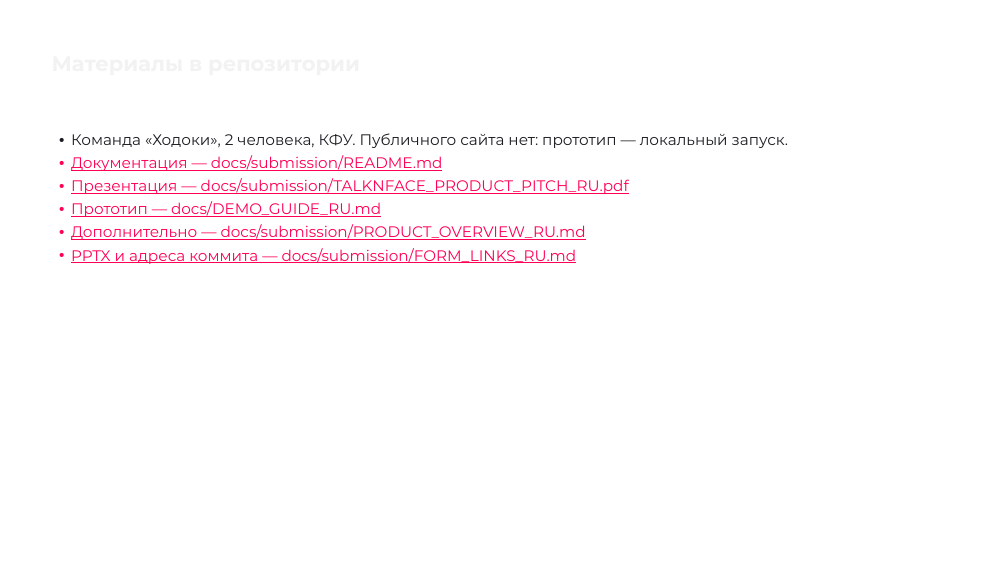
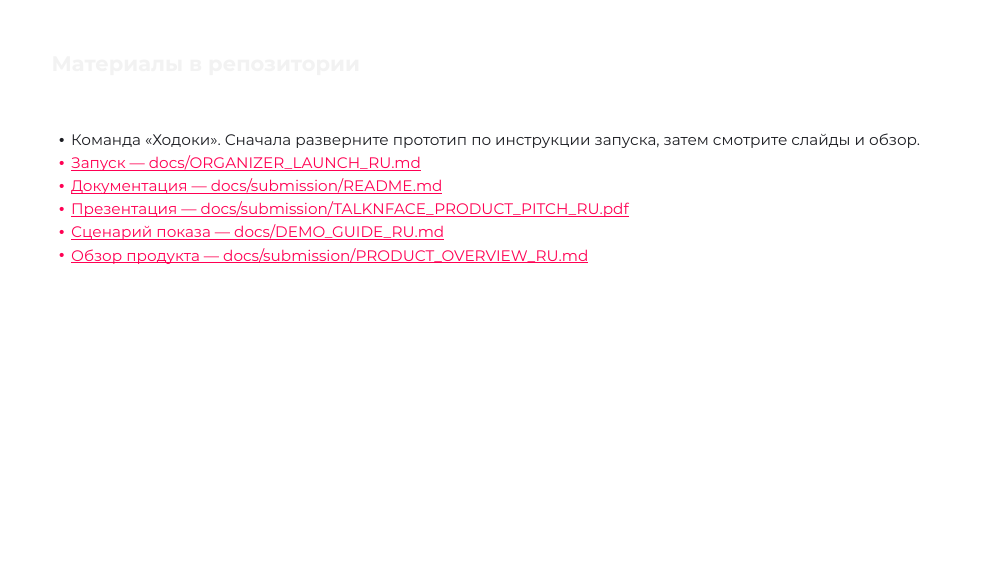
Before and after one commit to AiratBastanov/TalkNFace, a slide deck: slide 14 of docs/submission/TALKNFACE_PRODUCT_PITCH_RU.pptx. Drawn at 1008x567 pixels with LibreOffice and Linux fonts; fonts in the diff are those of the drawing; background and template pictures are left out. Boxes give left, top, right and bottom in pixels: in the first picture for what was removed or moved away, otherwise in the second. Text is boxed around its words. In the diff, an @@ line names an element or a change of style, - is before the commit and + after.

```diff
--- a/docs/submission/TALKNFACE_PRODUCT_PITCH_RU.pptx
+++ b/docs/submission/TALKNFACE_PRODUCT_PITCH_RU.pptx
@@ text at [71,133,920,171]: text changed @@
-• Команда «Ходоки», 2 человека, КФУ. Публичного сайта нет: прототип — локальный запуск.
+• Команда «Ходоки». Сначала разверните прототип по инструкции запуска, затем смотрите слайды и обзор.
+• Запуск — docs/ORGANIZER_LAUNCH_RU.md
@@ text at [71,224,588,264]: text changed @@
-• Прототип — docs/DEMO_GUIDE_RU.md
-• Дополнительно — docs/submission/PRODUCT_OVERVIEW_RU.md
-• PPTX и адреса коммита — docs/submission/FORM_LINKS_RU.md
+• Сценарий показа — docs/DEMO_GUIDE_RU.md
+• Обзор продукта — docs/submission/PRODUCT_OVERVIEW_RU.md
```
Also in this commit, not shown: 4 other slides changed, 30 other files.
